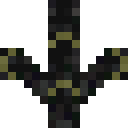
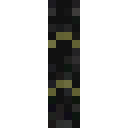
Layered file, before and after one edit (128x128). Changes by layer:
renamed "Ebene-Kopie #1" to "Left Stripe", hid it over [0,48,16,80]
renamed "Ebene #1" to "Left", hid it over [0,48,48,104]
renamed "Ebene-Kopie" to "Right Stripe", hid it over [112,48,128,80]
renamed "Hintergrund-Kopie" to "Right", hid it over [80,48,128,104]
